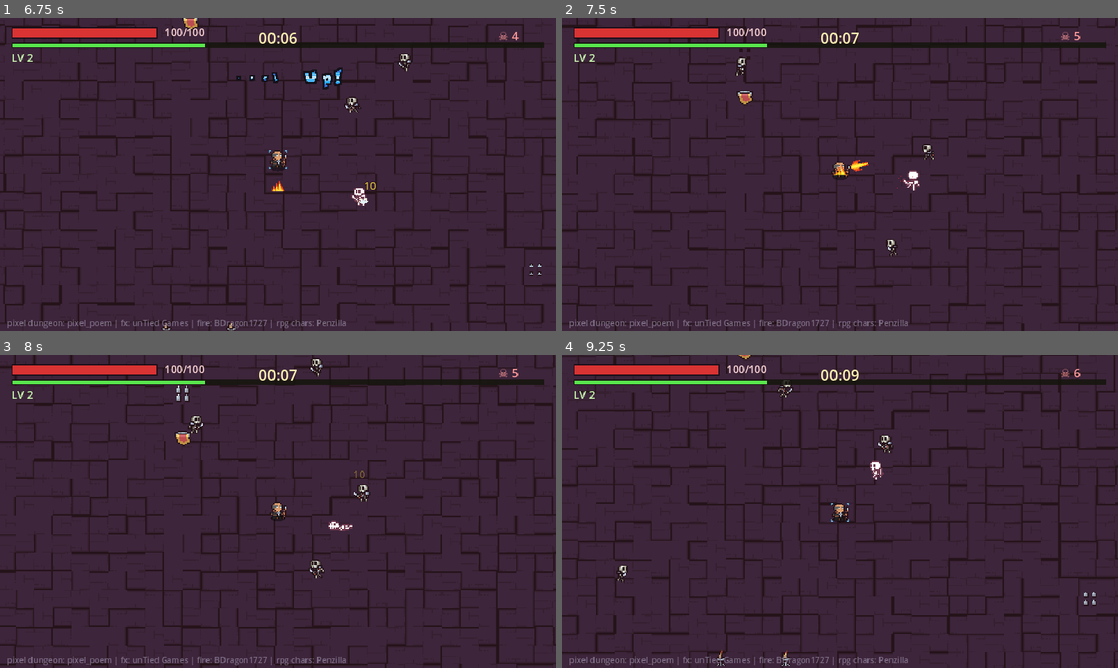
Above: before the commit, frames 1-4 (two rows, left to right).
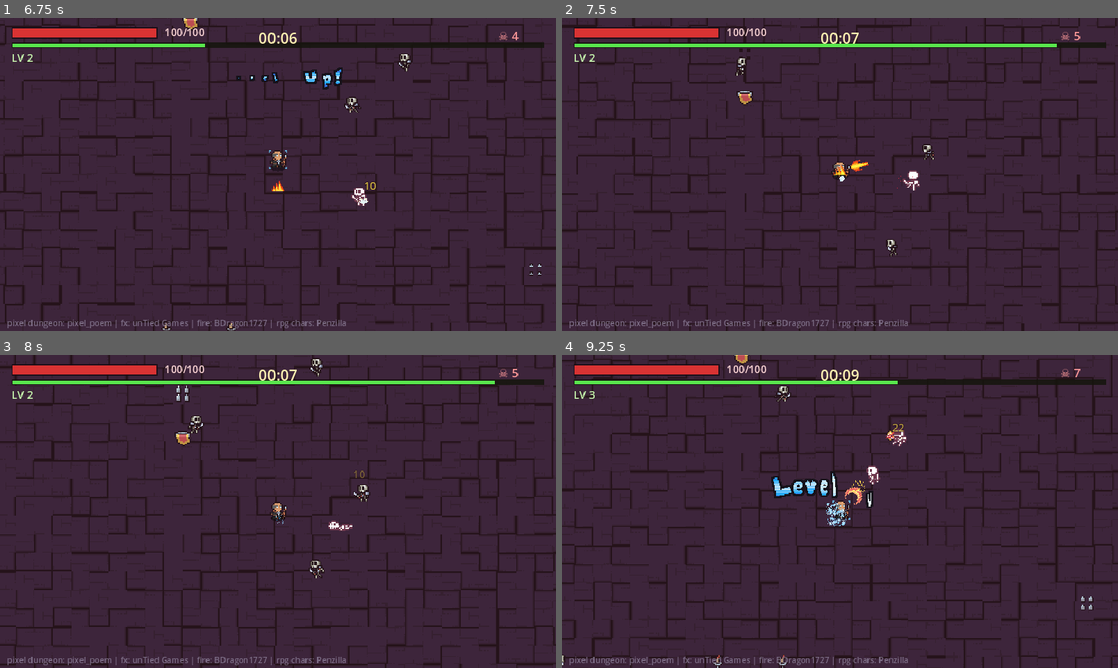
Above: after the commit, the same moments.

Repository: maksummatatov10-spec1231/godotgame
Game: Godot game, scene res://scenes/main.tscn
Same seed, same stepped clock (60 frames per second), same inputs: the game is played once before the commit and once after it.
Inputs (mouse positions are in pixels of both pictures, inside the frame that each line leads up to):
- Up to frame 1 (6.75 s): tap Enter at 0.5, 3.6 s; move the mouse to (400, 158) at 0.52 s; hold Right (ui_right) 0.53-1.25 s; tap 1 at 0.6 s; click (400, 158) at 0.67 s; drag from (166, 190) to (250, 237) at 1.27 s; move the mouse to (333, 105) at 2.02 s; hold Right (ui_right) 2.03-2.75 s; tap 3 at 2.1 s; drag from (250, 237) to (111, 127) at 2.77 s; move the mouse to (444, 221) at 3.52 s; hold Left (ui_left) 3.53-4.25 s; drag from (111, 127) to (194, 96) at 4.27 s; move the mouse to (305, 174) at 5.02 s; hold Down (ui_down) 5.03-5.75 s; tap 2 at 5.1 s; click (305, 174) at 5.17 s; drag from (194, 96) to (166, 190) at 5.77 s; move the mouse to (400, 158) at 6.52 s; hold Up (ui_up) from 6.53 s (still down); tap R at 6.6 s
- Up to frame 2 (7.5 s): release Up (ui_up) at 7.25 s; drag from (728, 190) to (812, 237) at 7.27 s
- Up to frame 3 (8 s): no input
- Up to frame 4 (9.25 s): move the mouse to (895, 442) at 8.02 s; hold Down (ui_down) 8.03-8.75 s; tap 1 at 8.1 s; drag from (812, 574) to (673, 464) at 8.77 s

Frame 1 is identical in both runs. In frame 2, 0.6% of the frame differs, in the area x 36-89%, y 8-53%; in frame 3, 0.6%; in frame 4, 13%, in the area x 0-100%, y 0-100%.

Commit message:
v0.4.0: фикс INTEGER_DIVISION (arena.gd), оживление декор-слоя (монеты/флаконы/ключи/факелы->объекты), точки спавна SpawnPoints/PickupPoints/PlayerStart, настройки Main в инспекторе (спавн/камера/лут), усиленный дроп из врагов, подхват своей Camera2D, обновлён TUTORIAL_MAP.md
Co-authored-by: arena-agent <297053741+arena-agent@users.noreply.github.com>

Diff:
--- a/game/scripts/arena.gd
+++ b/game/scripts/arena.gd
@@ -9,6 +9,7 @@
 # atlas-строки, считающиеся СТЕНАМИ (непроходимыми) — см. tutorial
 const WALL_ROWS := [0, 4, 5, 7]
 @export var default_paint := true  # сними галку, если рисуешь карту полностью сам
+var painted_default := false        # true, если арена нарисована кодом по умолчанию
 
 func _ready() -> void:
 	GameState.arena = self
@@ -43,6 +44,7 @@
 # ---------- АРЕНА ПО УМОЛЧАНИЮ (64x36, кольцо стен) ----------
 
 func _paint_default() -> void:
+	painted_default = true
 	seed(11)
 	var floor_pool: Array = []
 	for r in [1, 2, 3]:
@@ -81,4 +83,4 @@
 	for tx in [14, 49]:
 		set_cell(Vector2i(tx, 3), 0, Vector2i(9, 3))
 	# дверь внизу по центру
-	set_cell(Vector2i(w_size / 2, h_size - 3), 0, Vector2i(8, 3))
+	set_cell(Vector2i(int(w_size / 2.0), h_size - 3), 0, Vector2i(8, 3))
--- a/game/scripts/main.gd
+++ b/game/scripts/main.gd
@@ -1,5 +1,21 @@
 extends Node2D
 ## Главная сцена: арена, декор, директор волн, боссы, камера, игровой цикл.
+##
+## === НАСТРОЙКИ БЕЗ КОДА (выдели узел Main в дереве сцены → Инспектор) ===
+## - Спавн врагов: радиус кольца, интервал, лимит врагов.
+## - Камера: зум и плавность.
+## - Лут: вкл/выкл периодический дроп на карту.
+##
+## === ТОЧКИ НА КАРТЕ (добавляй дочерние узлы к Main) ===
+## - Узел "SpawnPoints" (Node2D) с маркерами (Marker2D) внутри — враги лезут ОТТУДА.
+## - Узел "PickupPoints" — там появляются сундуки/флаконы.
+## - Маркер "PlayerStart" — точка появления героя.
+##   (работают и группы: enemy_spawn / pickup_spawn / player_start)
+##
+## === ВТОРОЙ TILEMAP-СЛОЙ (декор) ===
+## Нарисуй на нём монетки/флаконы/ключи/сундуки/факелы/свечи — на старте игры
+## они ОЖИВУТ: тайл стирается, вместо него появляется настоящий предмет.
+## Этот слой НИЧЕГО не блокирует: коллизии считаются только по слою Arena.
 
 var player: Player
 var hud
@@ -10,11 +26,52 @@
 var decor_node: Node2D
 var camera: Camera2D
 
+# ---- НАСТРОЙКИ В ИНСПЕКТОРЕ ----
+@export_group("Спавн врагов")
+@export var spawn_radius := 170.0    # радиус кольца вокруг героя (если нет SpawnPoints)
+@export var interval_start := 1.15   # сек между спавнами в начале игры
+@export var interval_min := 0.30     # самый частый интервал (к концу)
+@export var cap_start := 14          # максимум врагов на старте
+@export var cap_max := 64            # жёсткий лимит врагов на карте
+@export_group("Лут")
+@export var world_loot := true       # периодически сыпать монеты/флаконы на карту
+@export_group("Камера")
+@export var camera_zoom := 1.0       # больше — ближе (например 1.5), меньше — дальше
+@export var camera_smooth := 6.0     # скорость плавного догона камеры
+
+# нарисованные на декор-слое тайлы -> подбираемые предметы (atlas-координаты тайлсета)
+const LOOT_TILES := {
+	Vector2i(6, 8): "coin",        # золотая монета
+	Vector2i(7, 8): "gem",         # синий флакон (опыт)
+	Vector2i(7, 9): "gem",         # большой синий флакон
+	Vector2i(9, 8): "heal",        # красный флакон (лечение)
+	Vector2i(8, 9): "heal_big",    # большой красный флакон
+	Vector2i(8, 8): "key_silver",  # серебряный ключ
+	Vector2i(9, 9): "key_gold",    # золотой ключ
+	Vector2i(0, 8): "chest",       # большие сундуки
+	Vector2i(1, 8): "chest",
+	Vector2i(2, 8): "chest",
+	Vector2i(3, 8): "chest",
+	Vector2i(4, 8): "mini_chest",  # мини-сундуки
+	Vector2i(5, 8): "mini_chest",
+}
+# тайлы -> анимированный декор (факелы и свечи горят!)
+const DECOR_TILES := {
+	Vector2i(0, 9): "assets/items/torch",
+	Vector2i(1, 9): "assets/items/torch",
+	Vector2i(2, 9): "assets/items/candle2",
+	Vector2i(3, 9): "assets/items/candle1",
+	Vector2i(5, 9): "assets/items/candle1",
+}
+
 var _spawn_t := 0.0
 var _event_t := 20.0      # кольца мобов
 var _chest_t := 45.0      # периодический сундук
+var _loot_t := 18.0       # периодические монеты/флаконы на карте
+var _loot_cycle := 0
 var _boss_idx := 0
-var _flask_t := 25.0
+var _spawn_points: Array = []
+var _pickup_points: Array = []
 
 func _ready() -> void:
 	GameState.reset()
@@ -25,23 +82,33 @@
 	enemies_node = _mk("Enemies", 0, 10)
 	bullets_node = _mk("Bullets", 0, 11)
 	FX.effects_root = effects_node
-	_decorate()
+	_collect_markers()
+	_scan_user_layers()   # оживляем тайлы с твоего декор-слоя
+	if GameState.arena and GameState.arena.painted_default:
+		_decorate()       # дефолтный декор — только для дефолтной арены
 	# игрок
 	player = Player.new()
-	player.global_position = Vector2(512, 300)
+	GameState.player = player
+	player.global_position = _player_start()
 	add_child(player)
 	player.leveled_up.connect(_on_level_up)
 	player.died_player.connect(_on_player_died)
-	# камера
-	camera = Camera2D.new()
+	# камера: подхватываем твою Camera2D, если добавил в сцену, иначе создаём свою
+	camera = _find_camera()
+	if camera == null:
+		camera = Camera2D.new()
+		player.add_child(camera)
+	elif camera.get_parent() != player:
+		camera.reparent(player)
+		camera.position = Vector2.ZERO
 	camera.position_smoothing_enabled = true
-	camera.position_smoothing_speed = 6.0
+	camera.position_smoothing_speed = camera_smooth
+	camera.zoom = Vector2(camera_zoom, camera_zoom)
 	# границы камеры = играбельная зона + 1.5 тайла стен вокруг
 	camera.limit_left = int(GameState.play_rect.position.x) - 24
 	camera.limit_top = int(GameState.play_rect.position.y) - 24
 	camera.limit_right = int(GameState.play_rect.end.x) + 24
 	camera.limit_bottom = int(GameState.play_rect.end.y) + 24
-	player.add_child(camera)
 	camera.make_current()
 	# HUD
 	hud = preload("res://scripts/hud.gd").new()
@@ -49,7 +116,7 @@
 	hud.bind(player)
 	# стартовые прожиточные монстры
 	for i in range(3):
-		_spawn_enemy("skeleton1", player.global_position + Vector2.from_angle(TAU * i / 3) * 120)
+		_spawn_enemy("skeleton1", player.global_position + Vector2.from_angle(TAU * i / 3.0) * 120)
 	hud.flash("ВЫЖИВИ 10 МИНУТ!", 2.6)
 
 func _mk(nname: String, _z := 0, _rel_z := 0) -> Node2D:
@@ -57,6 +124,66 @@
 	n.name = nname
 	add_child(n)
 	return n
+
+func _find_camera() -> Camera2D:
+	for n in find_children("*", "Camera2D", true, false):
+		return n as Camera2D
+	return null
+
+# ---------------- ТОЧКИ/МАРКЕРЫ ИЗ РЕДАКТОРА ----------------
+
+func _collect_markers() -> void:
+	_spawn_points.clear()
+	_pickup_points.clear()
+	var sp := get_node_or_null("SpawnPoints")
+	if sp:
+		for c in sp.get_children():
+			if c is Node2D:
+				_spawn_points.append((c as Node2D).global_position)
+	var pp := get_node_or_null("PickupPoints")
+	if pp:
+		for c in pp.get_children():
+			if c is Node2D:
+				_pickup_points.append((c as Node2D).global_position)
+	for c in get_tree().get_nodes_in_group("enemy_spawn"):
+		if c is Node2D:
+			_spawn_points.append((c as Node2D).global_position)
+	for c in get_tree().get_nodes_in_group("pickup_spawn"):
+		if c is Node2D:
+			_pickup_points.append((c as Node2D).global_position)
+
+func _player_start() -> Vector2:
+	var ps := get_node_or_null("PlayerStart")
+	if ps is Node2D:
+		return (ps as Node2D).global_position
+	for c in get_tree().get_nodes_in_group("player_start"):
+		if c is Node2D:
+			return (c as Node2D).global_position
+	if GameState.arena and GameState.arena.painted_default:
+		return Vector2(512, 300)
+	return GameState.play_rect.get_center()
+
+# ---------------- ОЖИВЛЕНИЕ ДЕКОР-СЛОЯ ----------------
+
+func _scan_user_layers() -> void:
+	# все TileMapLayer в сцене, кроме арены: монеты/флаконы -> предметы, факелы -> огонь
+	for n in find_children("*", "TileMapLayer", true, false):
+		var layer := n as TileMapLayer
+		if layer == null or layer == GameState.arena:
+			continue
+		for cell in layer.get_used_cells():
+			var ac := layer.get_cell_atlas_coords(cell)
+			var wpos := layer.to_global(layer.map_to_local(cell))
+			if LOOT_TILES.has(ac):
+				pickups_node.add_child(Pickup.spawn(LOOT_TILES[ac], wpos))
+				layer.erase_cell(cell)
+			elif DECOR_TILES.has(ac):
+				var spr := AnimLib.sprite(DECOR_TILES[ac], 6.0, true)
+				spr.global_position = wpos
+				decor_node.add_child(spr)
+				layer.erase_cell(cell)
+
+# ---------------- ДЕФОЛТНЫЙ ДЕКОР (только для дефолтной арены) ----------------
 
 func _decorate() -> void:
 	# факелы на верхней стене
@@ -112,29 +239,36 @@
 func _wave_director(delta: float) -> void:
 	var m := GameState.minutes
 	# интервал спавна ускоряется
-	var interval := maxf(0.30, 1.15 - m * 0.10)
-	var cap := mini(14 + int(m * 9.0), 64)
+	var interval := maxf(interval_min, interval_start - m * 0.10)
+	var cap := mini(cap_start + int(m * 9.0), cap_max)
 	_spawn_t += delta
 	if _spawn_t >= interval and enemies_node.get_child_count() < cap:
 		_spawn_t = 0.0
-		_spawn_enemy(_pick_type(GameState.run_time), _ring_pos(170.0, 60.0, m >= 5.0))
+		_spawn_enemy(_pick_type(GameState.run_time), _spawn_pos(m >= 5.0))
 	# элитки после 4-й минуты
 	if m >= 4.0 and randf() < delta * 0.055:
-		_spawn_enemy(_pick_type(GameState.run_time), _ring_pos(190.0), true)
+		_spawn_enemy(_pick_type(GameState.run_time), _spawn_pos(true), true)
 	# кольца мобов-сюрпризов
 	_event_t -= delta
 	if _event_t <= 0.0:
 		_event_t = 42.0
 		_skull_ring()
-	# периодический сундук и флаконы
+	# периодический сундук
 	_chest_t -= delta
 	if _chest_t <= 0.0:
 		_chest_t = 55.0
 		_spawn_pickup("chest")
-	_flask_t -= delta
-	if _flask_t <= 0.0:
-		_flask_t = 30.0
-		_spawn_pickup("heal")
+	# монетки и флаконы на карту
+	if world_loot:
+		_loot_t -= delta
+		if _loot_t <= 0.0:
+			_loot_t = 20.0
+			_spawn_pickup("coin")
+			_spawn_pickup("coin")
+			# флаконы по кругу: лечение, опыт, большой флакон
+			var cycle := ["heal", "gem", "elixir", "heal_big"]
+			_spawn_pickup(cycle[_loot_cycle % cycle.size()])
+			_loot_cycle += 1
 	# боссы по расписанию
 	if _boss_idx < Data.BOSS_SCHEDULE.size():
 		var bs: Dictionary = Data.BOSS_SCHEDULE[_boss_idx]
@@ -157,6 +291,18 @@
 			return pair[0]
 	return table[0][0]
 
+func _spawn_pos(anywhere := false) -> Vector2:
+	# 1) твои точки SpawnPoints / группа enemy_spawn
+	if not _spawn_points.is_empty():
+		for i in range(8):
+			var base: Vector2 = _spawn_points[randi() % _spawn_points.size()]
+			var pos := base + Vector2(randf_range(-10.0, 10.0), randf_range(-10.0, 10.0))
+			if GameState.is_walkable(pos):
+				return pos
+		return _spawn_points[randi() % _spawn_points.size()]
+	# 2) иначе — кольцо вокруг героя
+	return _ring_pos(spawn_radius, 60.0, anywhere)
+
 func _ring_pos(radius := 170.0, jitter := 0.0, anywhere := false) -> Vector2:
 	var p := GameState.player
 	var base := p.global_position if p else GameState.play_rect.get_center()
@@ -180,7 +326,7 @@
 
 func _spawn_boss(type: String, hp_mult: float) -> void:
 	var b := Enemy.create_boss(type, hp_mult)
-	b.global_position = _ring_pos(200.0)
+	b.global_position = _spawn_pos(true)
 	enemies_node.add_child(b)
 	GameState.enemies.append(b)
 	GameState.current_boss = b
@@ -189,8 +335,13 @@
 	hud.flash("БОСС: %s!" % Data.BOSSES[type]["title"], 2.2)
 
 func _spawn_pickup(kind: String, pos := Vector2.ZERO) -> void:
-	var p := Pickup.spawn(kind, pos if pos != Vector2.ZERO else _ring_pos(randf_range(60.0, 140.0)))
-	pickups_node.add_child(p)
+	var where := pos
+	if where == Vector2.ZERO:
+		if not _pickup_points.is_empty():
+			where = _pickup_points[randi() % _pickup_points.size()]
+		else:
+			where = _ring_pos(randf_range(60.0, 140.0))
+	pickups_node.add_child(Pickup.spawn(kind, where))
 
 func _skull_ring() -> void:
 	var n := mini(6 + int(GameState.minutes * 2), 14)
@@ -207,22 +358,30 @@
 	GameState.kills += 1
 	if e.is_boss:
 		_spawn_pickup("chest", e.global_position)
-		_spawn_pickup("heal", e.global_position + Vector2(18, 8))
+		_spawn_pickup("heal_big", e.global_position + Vector2(18, 8))
+		_spawn_pickup("key_gold", e.global_position + Vector2(-18, 8))
 		if GameState.player:
 			FX.crown(GameState.player.global_position)
 		GameState.current_boss = null
 		hud.flash("БОСС ПОВЕРЖЕН!", 2.0)
 		return
-	# дроп
+	# дроп: монеты, флаконы, ключи — падают из врагов
+	var cc: float = e.cfg.get("coin_chance", 0.45)
 	var r := randf()
 	if e.elite:
 		_spawn_pickup("chest", e.global_position)
-	elif r < e.cfg.get("coin_chance", 0.4):
+		_spawn_pickup("coin", e.global_position + Vector2(10, 4))
+		_spawn_pickup("coin", e.global_position - Vector2(10, 4))
+	elif r < cc:
 		_spawn_pickup("coin", e.global_position + Vector2(randf_range(-4, 4), randf_range(-4, 4)))
-	elif r < e.cfg.get("coin_chance", 0.4) + 0.06:
+	elif r < cc + 0.10:
 		_spawn_pickup("heal", e.global_position)
-	elif r < e.cfg.get("coin_chance", 0.4) + 0.12:
+	elif r < cc + 0.18:
 		_spawn_pickup("gem", e.global_position)
+	elif r < cc + 0.22:
+		_spawn_pickup("elixir", e.global_position)
+	elif r < cc + 0.24:
+		_spawn_pickup("key_silver", e.global_position)
 
 func _separate_enemies() -> void:
 	var arr := enemies_node.get_children()
--- a/game/scripts/pickup.gd
+++ b/game/scripts/pickup.gd
@@ -1,6 +1,8 @@
 class_name Pickup
 extends Node2D
-## Подбираемые предметы: монета (XP), флаконы (XP/лечение), сундук (ивент).
+## Подбираемые предметы.
+## Монета/флаконы/ключи — опыт и лечение; сундуки открываются с добычей.
+## kind: coin, gem, elixir, heal, heal_big, key_silver, key_gold, chest, mini_chest
 
 var kind := "coin"
 var value := 1
@@ -17,27 +19,50 @@
 		"coin":
 			p.value = 1
 			p.sprite = AnimLib.sprite("assets/items/coin", 8.0, true)
-		"gem":
+		"gem":  # синий флакон — опыт
 			p.value = 6
 			p.sprite = AnimLib.sprite("assets/items/flask_blue", 8.0, true)
-		"heal":
+		"elixir":  # зелёный флакон — много опыта
+			p.value = 12
+			p.sprite = AnimLib.sprite("assets/items/flask_green", 8.0, true)
+		"heal":  # красный флакон — лечение
 			p.value = 20
 			p.sprite = AnimLib.sprite("assets/items/flask_red", 8.0, true)
+		"heal_big":  # жёлтый флакон — сильное лечение
+			p.value = 35
+			p.sprite = AnimLib.sprite("assets/items/flask_yellow", 8.0, true)
+		"key_silver":  # серебряный ключ — опыт
+			p.value = 10
+			p.sprite = AnimLib.sprite("assets/items/key_silver", 8.0, true)
+		"key_gold":  # золотой ключ — много опыта
+			p.value = 20
+			p.sprite = AnimLib.sprite("assets/items/key_gold", 8.0, true)
 		"chest":
 			p.value = 0
 			p.sprite = AnimLib.sprite("assets/items/chest", 6.0, true)
+		"mini_chest":
+			p.value = 0
+			p.sprite = AnimLib.sprite("assets/items/mini_chest", 6.0, true)
+		_:
+			push_warning("Pickup: неизвестный kind '%s', делаю монету" % kind_name)
+			p.kind = "coin"
+			p.value = 1
+			p.sprite = AnimLib.sprite("assets/items/coin", 8.0, true)
 	p.global_position = pos
 	p.z_index = 5
 	p.add_child(p.sprite)
 	GameState.pickups.append(p)
 	return p
 
+func is_chest() -> bool:
+	return kind == "chest" or kind == "mini_chest"
+
 func _process(delta: float) -> void:
 	var pl := GameState.player
 	if pl == null or not is_instance_valid(pl) or _opened:
 		return
 	var dist := global_position.distance_to(pl.global_position)
-	if kind == "chest":
+	if is_chest():
 		if dist < 16.0:
 			_open_chest()
 		return
@@ -58,10 +83,17 @@
 		"coin":
 			pl.add_xp(1)
 		"gem":
-			pl.add_xp(6)
+			pl.add_xp(value)
 			FX.sparkle(global_position, 0.25)
-		"heal":
-			pl.heal(20.0)
+		"elixir":
+			pl.add_xp(value)
+			FX.sparkle(global_position, 0.35)
+		"key_silver", "key_gold":
+			pl.add_xp(value)
+			FX.sparkle(global_position, 0.4)
+			FX.coin_burst(global_position, 0.25)
+		"heal", "heal_big":
+			pl.heal(float(value))
 	GameState.pickups.erase(self)
 	queue_free()
 
@@ -70,19 +102,25 @@
 		return
 	_opened = true
 	GameState.pickups.erase(self)
-	sprite.sprite_frames = AnimLib.frames("assets/items/chest_open", 10.0, false)
+	var mini := kind == "mini_chest"
+	sprite.sprite_frames = AnimLib.frames(
+		"assets/items/mini_chest_open" if mini else "assets/items/chest_open", 10.0, false)
 	sprite.play("default")
-	FX.coin_burst(global_position, 0.5)
+	FX.coin_burst(global_position, 0.3 if mini else 0.5)
 	sprite.animation_finished.connect(func():
 		# монеты крутятся вокруг, потом летят к игроку
-		for i in range(6):
-			var coin := Pickup.spawn("coin", global_position + Vector2.from_angle(TAU * i / 6.0) * randf_range(8.0, 16.0))
+		var coins := 3 if mini else 6
+		for i in range(coins):
+			var coin := Pickup.spawn(
+				"coin", global_position + Vector2.from_angle(TAU * i / float(coins)) * randf_range(8.0, 16.0))
 			get_parent().add_child(coin)
-		for i in range(2):
-			var gem := Pickup.spawn("gem", global_position + Vector2(randf_range(-14, 14), randf_range(-10, 10)))
-			get_parent().add_child(gem)
-		if randf() < 0.5:
-			get_parent().add_child(Pickup.spawn("heal", global_position + Vector2(10, 6)))
+		if not mini:
+			for i in range(2):
+				var gem := Pickup.spawn(
+					"gem", global_position + Vector2(randf_range(-14, 14), randf_range(-10, 10)))
+				get_parent().add_child(gem)
+			if randf() < 0.5:
+				get_parent().add_child(Pickup.spawn("heal", global_position + Vector2(10, 6)))
 		FX.heart_burst(global_position, 0.55)
 		FX.sparkle(global_position, 0.5)
 		queue_free()
Not shown, changed: TUTORIAL_MAP.md
Not shown, added: dist/dungeon-survivors-v0.4.0.zip
Not shown, changed: game/README.md
Not shown, changed: game/TUTORIAL_MAP.md
